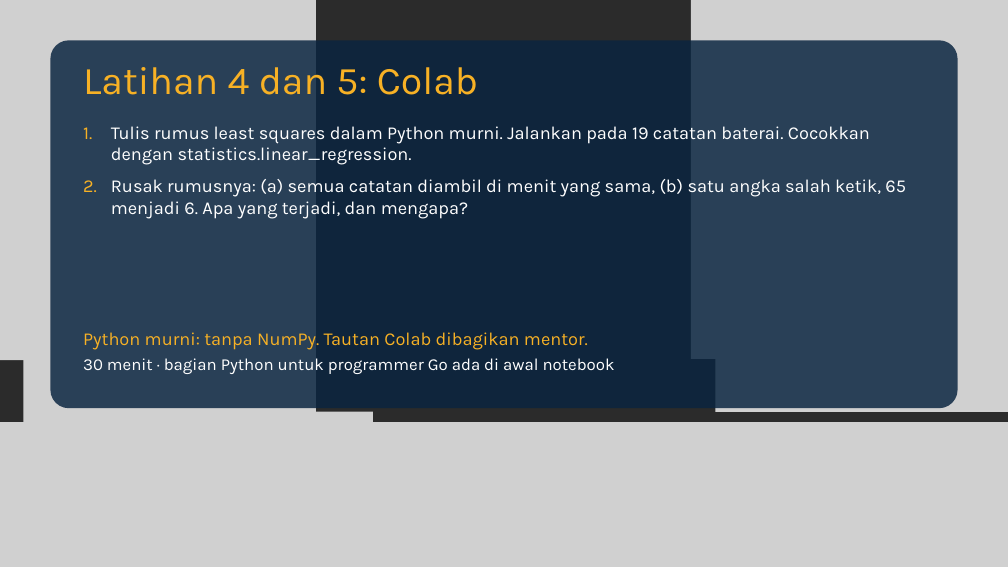
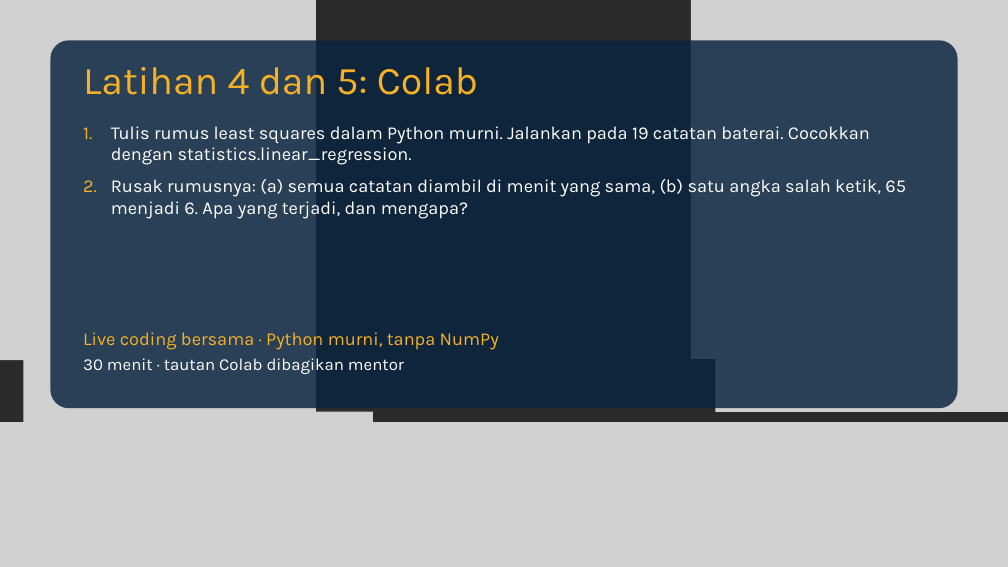
Before and after one commit to dafx7/COMPUTING-AI-ML-OPTIMIZATION, a slide deck: slide 26 of week1/slides/Pertemuan-1-Least-Squares.pptx. Drawn at 1008x567 pixels with LibreOffice and Linux fonts; fonts in the diff are those of the drawing; grey boxes stand for pictures; background and template pictures are left out; a plain dark background stands for a picture behind light text. Boxes give left, top, right and bottom in pixels: in the first picture for what was removed or moved away, otherwise in the second. Text is boxed around its words. In the diff, an @@ line names an element or a change of style, - is before the commit and + after.

```diff
--- a/week1/slides/Pertemuan-1-Least-Squares.pptx
+++ b/week1/slides/Pertemuan-1-Least-Squares.pptx
@@ text at [83,332,499,374]: text changed; size 24 to 26 pt; text colour #FFFFFF to #F7B125 @@
-Python murni: tanpa NumPy. Tautan Colab dibagikan mentor.
-30 menit · bagian Python untuk programmer Go ada di awal notebook
+Live coding bersama · Python murni, tanpa NumPy
+30 menit · tautan Colab dibagikan mentor
```
Also in this commit, not shown: 5 other files.
